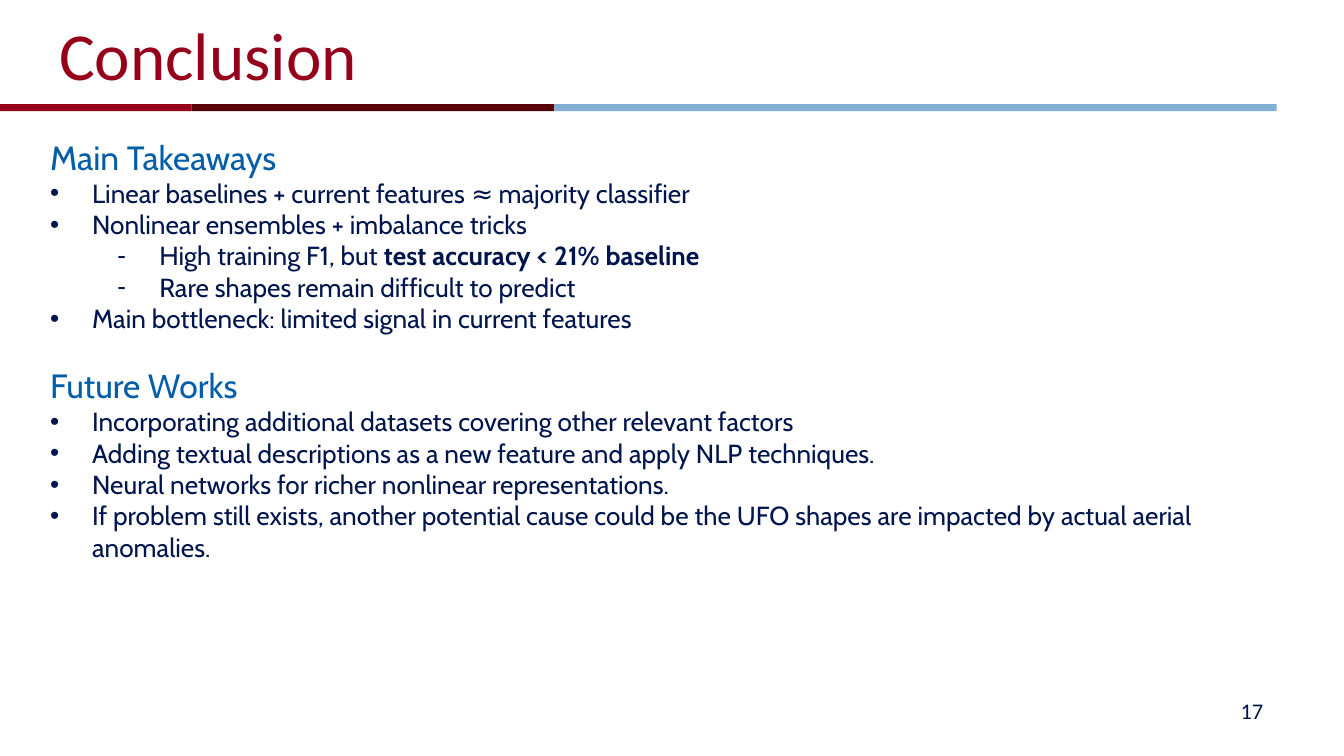
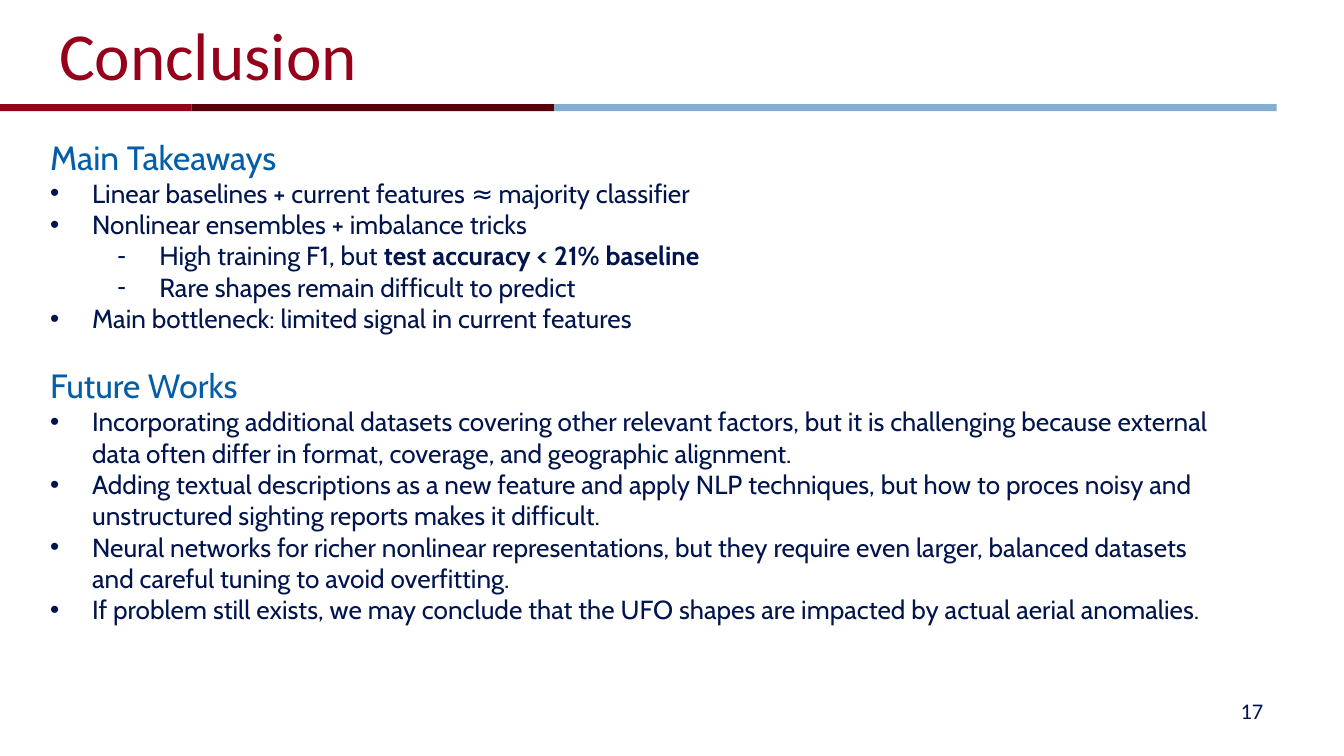
Before and after one commit to jingyig16/ufo-sightings, a slide deck: slide 17 of pre.pptx. Drawn at 1344x756 pixels with LibreOffice and Linux fonts; fonts in the diff are those of the drawing; background and template pictures are left out. Boxes give left, top, right and bottom in pixels: in the first picture for what was removed or moved away, otherwise in the second. Text is boxed around its words. In the diff, an @@ line names an element or a change of style, - is before the commit and + after.

```diff
--- a/pre.pptx
+++ b/pre.pptx
@@ text at [92, 411, 1208, 626]: text changed @@
-• Incorporating additional datasets covering other relevant factors
-• Adding textual descriptions as a new feature and apply NLP techniques.
-• Neural networks for richer nonlinear representations.
-• If problem still exists, another potential cause could be the UFO shapes are impacted by actual aerial anomalies.
+• Incorporating additional datasets covering other relevant factors, but it is challenging because external data often differ in format, coverage, and geographic alignment.
+• Adding textual descriptions as a new feature and apply NLP techniques, but how to proces noisy and unstructured sighting reports makes it difficult.
+• Neural networks for richer nonlinear representations, but they require even larger, balanced datasets and careful tuning to avoid overfitting.
+• If problem still exists, we may conclude that the UFO shapes are impacted by actual aerial anomalies.
```
Also in this commit, not shown: 5 slides removed.
